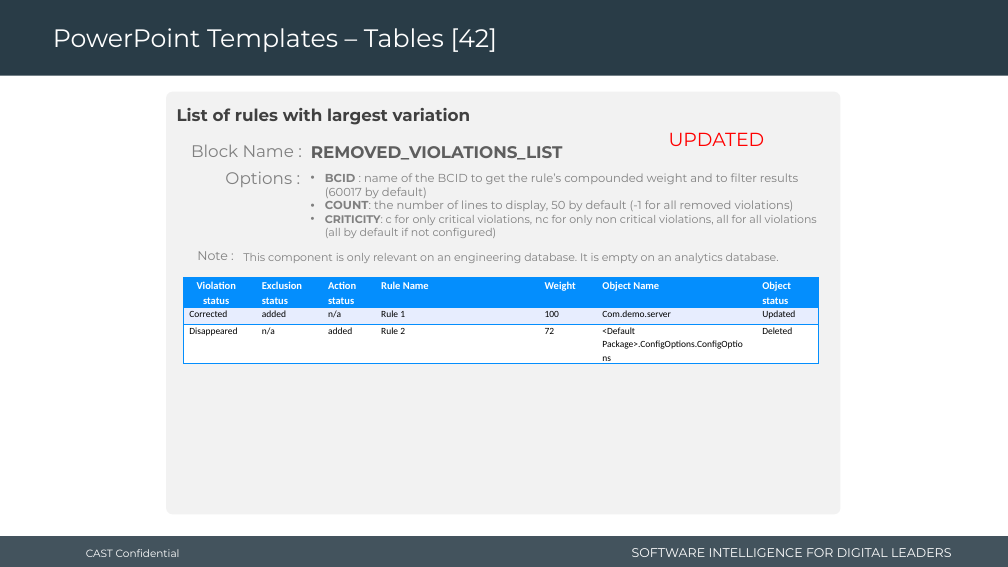
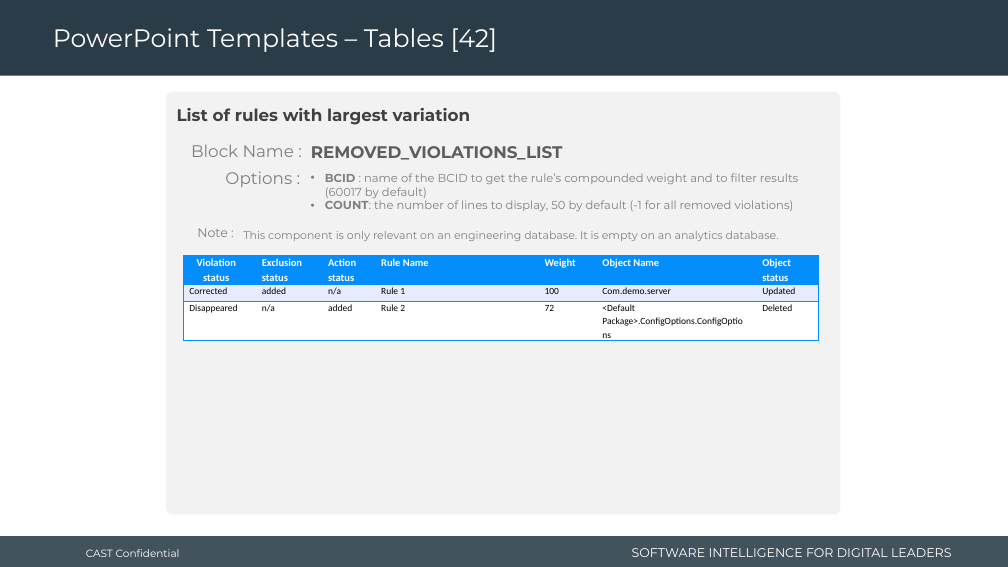
Before and after one commit to CAST-projects/RGforDashboards, a slide deck: slide 74 of CastReporting.Reporting.Core/TemplatesFiles/1- Powerpoint-components-library.pptx. Drawn at 1008x567 pixels with LibreOffice and Linux fonts; fonts in the diff are those of the drawing; background and template pictures are left out. Boxes give left, top, right and bottom in pixels: in the first picture for what was removed or moved away, otherwise in the second. Text is boxed around its words. In the diff, an @@ line names an element or a change of style, - is before the commit and + after.

```diff
--- a/CastReporting.Reporting.Core/TemplatesFiles/1- Powerpoint-components-library.pptx
+++ b/CastReporting.Reporting.Core/TemplatesFiles/1- Powerpoint-components-library.pptx
@@ text removed at bbox=[669, 132, 765, 146] @@
-UPDATED
@@ text "Note :": place and size @@
-text "Note :" at bbox=[197, 251, 228, 260]
+text "Note :" at bbox=[197, 228, 228, 237]
@@ text "This component is only relevant ...": place and size @@
-text "This component is only relevant ..." at bbox=[243, 253, 779, 263]
+text "This component is only relevant ..." at bbox=[243, 231, 779, 241]
@@ text at bbox=[325, 215, 817, 238]: paragraph removed @@
-• CRITICITY: c for only critical violations, nc for only non critical violations, all for all violations (all by default if not configured)
@@ table: place and size @@
-table at bbox=[184, 278, 818, 361]
+table at bbox=[184, 255, 818, 338]
```
Also in this commit, not shown: 3 other slides changed, 33 other files.
